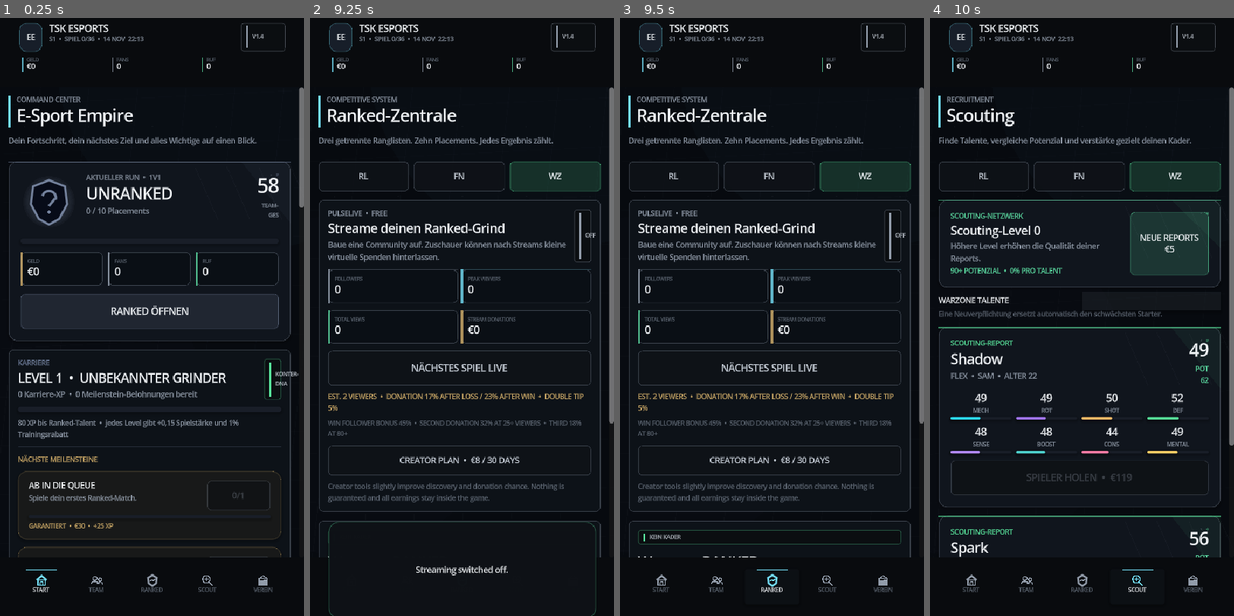
Above: before the commit, frames 1-4 (left to right).
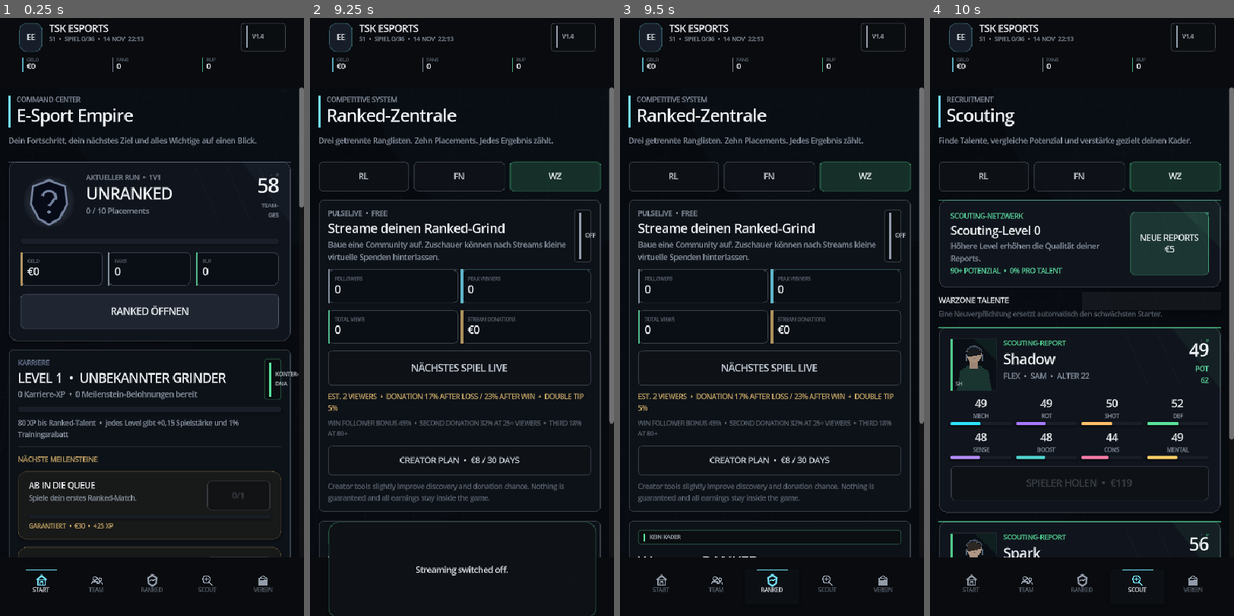
Above: after the commit, the same moments.

Repository: JasonTSKowner/E-Sport-Empire
Game: Godot game, scene res://scenes/Main.tscn
The game is run twice, just before and just after one commit, with the same random seed, the same clock (stepped at 60 frames per second) and the same inputs.
Inputs:
- Up to frame 1 (0.25 s): no input
- Up to frame 2 (9.25 s): click "START" at 0.5 s; click "START" at 1.25 s; click "RANKED ÖFFNEN" at 2 s; click "RL" at 2.75 s; click "FN" at 3.5 s; click "NÄCHSTES SPIEL LIVE" at 4.25 s; click "NÄCHSTES SPIEL STREAMEN: AN" at 5 s; click "NÄCHSTES SPIEL LIVE" at 5.75 s; click "NÄCHSTES SPIEL STREAMEN: AN" at 6.5 s; click "WZ" at 7.25 s; click "TEAM" at 8 s; click "RANKED" at 8.75 s
- Up to frame 3 (9.5 s): no input
- Up to frame 4 (10 s): click "SCOUT" at 9.5 s

Frames 1-3 are identical in both runs. In frame 4, 5.0% of the frame differs, in the area x 2-100%, y 53-91%.

Commit message:
v2.0: replace initials with illustrated player identity cards

Diff:
--- a/scripts/main.gd
+++ b/scripts/main.gd
@@ -688,6 +688,10 @@
 	var row := HBoxContainer.new()
 	row.add_theme_constant_override("separation", 10)
 	panel.add_child(row)
+	var portrait := PlayerPortraitRef.new()
+	portrait.configure(str(contact.get("name", "Unknown")), accent)
+	portrait.custom_minimum_size = Vector2(52, 58)
+	row.add_child(portrait)
 	var info := VBoxContainer.new()
 	info.size_flags_horizontal = Control.SIZE_EXPAND_FILL
 	info.add_child(UI.overline(str(contact.get("source", "MATCH-KONTAKT")), accent))
@@ -1214,22 +1218,10 @@
 	var top := HBoxContainer.new()
 	top.add_theme_constant_override("separation", 11)
 	box.add_child(top)
-	var avatar := PanelContainer.new()
-	avatar.custom_minimum_size = Vector2(52, 52)
-	avatar.add_theme_stylebox_override(
-		"panel",
-		UI.box(
-			Color(accent.r, accent.g, accent.b, 0.13),
-			17,
-			Color(accent.r, accent.g, accent.b, 0.34),
-			1
-		)
-	)
-	var avatar_text := UI.label(str(player["name"]).left(2), 15, accent, 800)
-	avatar_text.horizontal_alignment = HORIZONTAL_ALIGNMENT_CENTER
-	avatar_text.vertical_alignment = VERTICAL_ALIGNMENT_CENTER
-	avatar.add_child(avatar_text)
-	top.add_child(avatar)
+	var portrait := PlayerPortraitRef.new()
+	portrait.configure(str(player["name"]), accent)
+	portrait.custom_minimum_size = Vector2(68, 76)
+	top.add_child(portrait)
 	var identity := VBoxContainer.new()
 	identity.size_flags_horizontal = Control.SIZE_EXPAND_FILL
 	identity.add_theme_constant_override("separation", 1)
@@ -2522,6 +2514,10 @@
 	var top := HBoxContainer.new()
 	top.add_theme_constant_override("separation", 10)
 	box.add_child(top)
+	var portrait := PlayerPortraitRef.new()
+	portrait.configure(str(player["name"]), accent)
+	portrait.custom_minimum_size = Vector2(64, 72)
+	top.add_child(portrait)
 	var identity := VBoxContainer.new()
 	identity.size_flags_horizontal = Control.SIZE_EXPAND_FILL
 	identity.add_child(UI.overline("SCOUTING-REPORT", accent))
